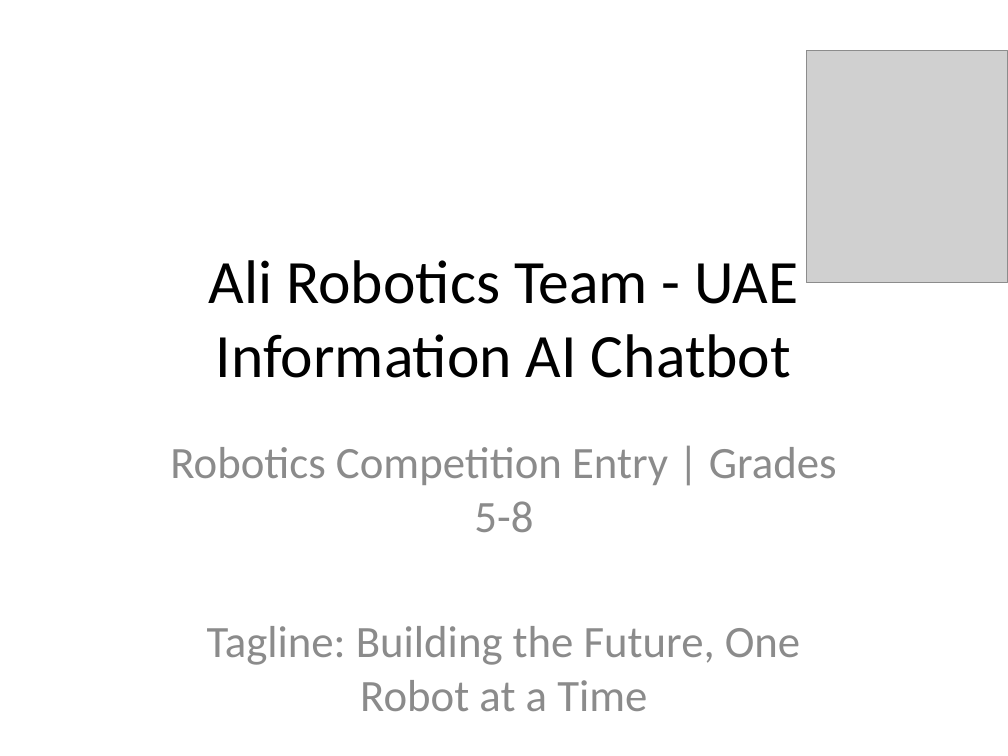
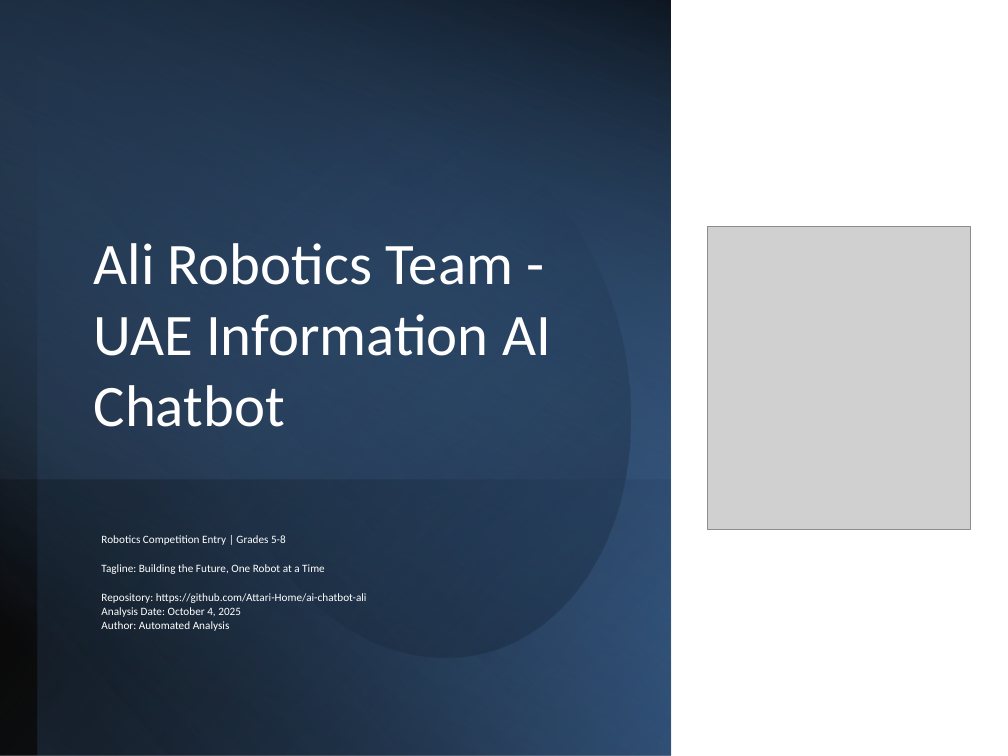
Before and after one commit to Attari-Home/ai-chatbot-ali, a slide deck: slide 1 of presentation.pptx. Drawn at 1008x756 pixels with LibreOffice and Linux fonts; fonts in the diff are those of the drawing; grey boxes stand for pictures. Boxes give left, top, right and bottom in pixels: in the first picture for what was removed or moved away, otherwise in the second. Text is boxed around its words. In the diff, an @@ line names an element or a change of style, - is before the commit and + after.

```diff
--- a/presentation.pptx
+++ b/presentation.pptx
@@ rectangle added at (0, 0, 670, 756), fill gradient #000000 to #4F81BD @@
@@ rectangle added at (0, 0, 670, 756), fill gradient #4F81BD to #000000 @@
@@ rectangle added at (38, 0, 671, 756), fill gradient #4F81BD to #254061 to #000000 @@
@@ ellipse added at (157, 71, 681, 699), fill gradient #376092 to #000000 @@
@@ title "Ali Robotics Team - UAE ...": place and size @@
-title "Ali Robotics Team - UAE ..." at (209, 260, 799, 378)
+title "Ali Robotics Team - UAE ..." at (94, 243, 551, 427)
@@ title "Ali Robotics Team - UAE ..." at (94, 243, 551, 427): size 44 to 42 pt, text colour #000000 to #FFFFFF; alignment centre to left; vertical alignment middle to bottom @@
@@ picture: place and size @@
-picture at (806, 50, 1008, 283)
+picture at (708, 227, 970, 529)
@@ rectangle added at (0, 480, 670, 756), fill gradient #376092 to #000000 @@
@@ subtitle "Robotics Competition Entry | Grades ...": place and size @@
-subtitle "Robotics Competition Entry | Grades ..." at (170, 447, 837, 711)
+subtitle "Robotics Competition Entry | Grades ..." at (101, 535, 367, 631)
@@ subtitle "Robotics Competition Entry | Grades ..." at (101, 535, 367, 631): size 32 to 8 pt, text colour #8C8C8C to #FFFFFF; alignment centre to left; line spacing 1 to 0.9; less space between paragraphs @@
```
Also in this commit, not shown: 6 other slides changed.
